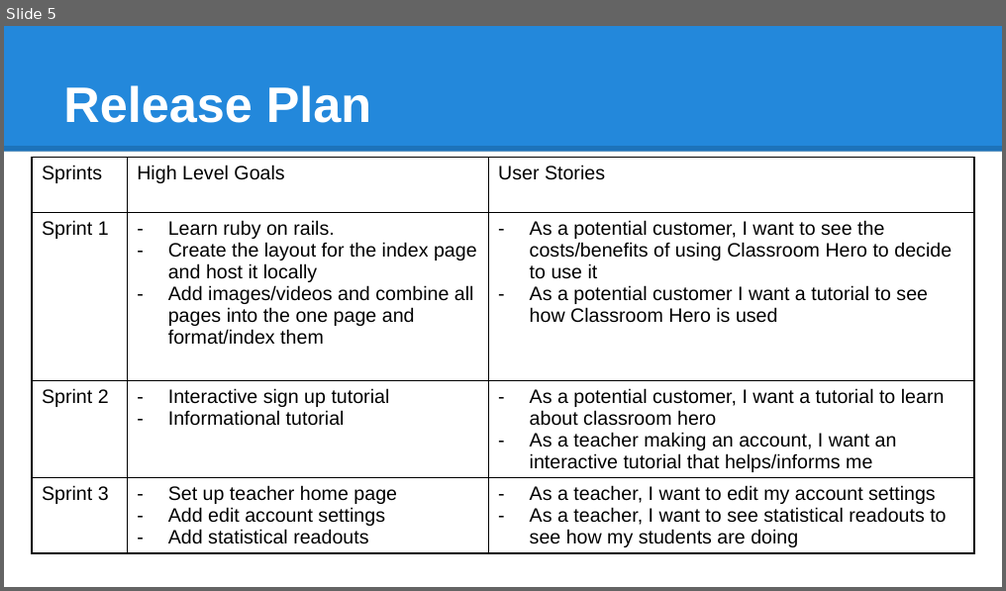
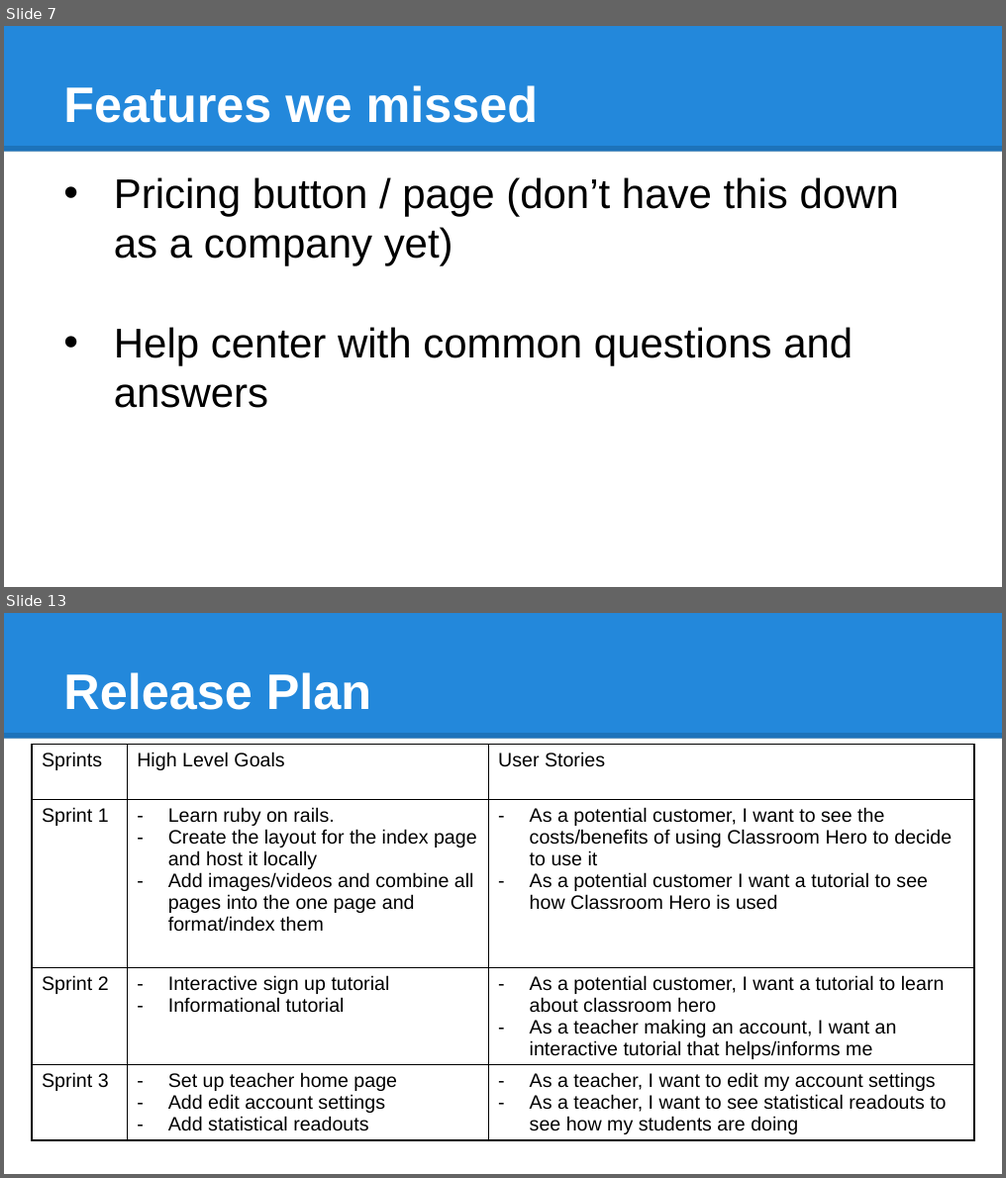
Before and after one commit to JoshNussbaum/classroom-hero-rails, a slide deck: CS115_Presentation.pptx. Shown one above the other, each under a label of ours: slide 5 before the commit, slides 7 and 13 after it; the slides between them are not shown. The pictures are 1006x591 and 1006x1178 pixels, drawn with LibreOffice and Linux fonts; fonts in the diff are those of the drawing. Boxes give left, top, right and bottom in pixels: in the first picture for what was removed or moved away, otherwise in the second. Text is boxed around its words. In the diff, an @@ line names an element or a change of style, - is before the commit and + after.

```diff
--- a/CS115_Presentation.pptx
+++ b/CS115_Presentation.pptx
@@ slide 7 added at <box>4,26,1002,587</box>, background #FFFFFF; not listed: 2 template elements that a slide beside it also shows @@
@@ title added at <box>63,85,539,123</box>, 36 pt, text #FFFFFF, bold @@
+Features we missed
@@ text added at <box>114,177,899,408</box>, 30 pt, text #000000 @@
+• Pricing button / page (don’t have this down as a company yet)
+• Help center with common questions and answers
@@ what was slide 5 is now slide 13 @@
```
Also in this commit, not shown: 2 slides changed, 9 other slides added, 2 slides removed, 6 other files.
